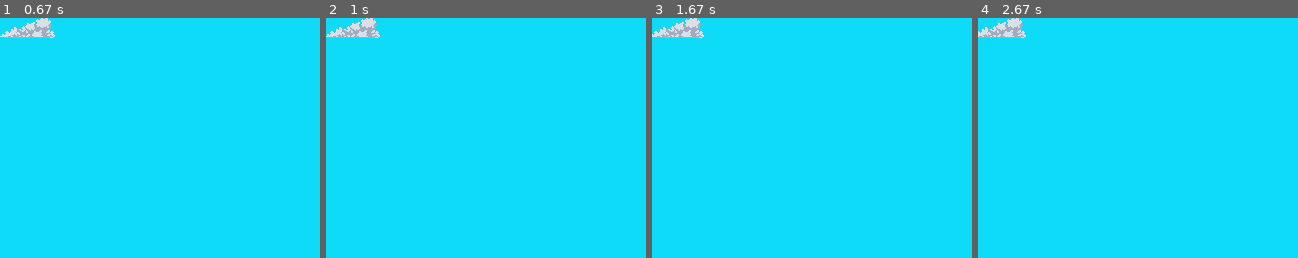
Above: before the commit, frames 1-4 (left to right).
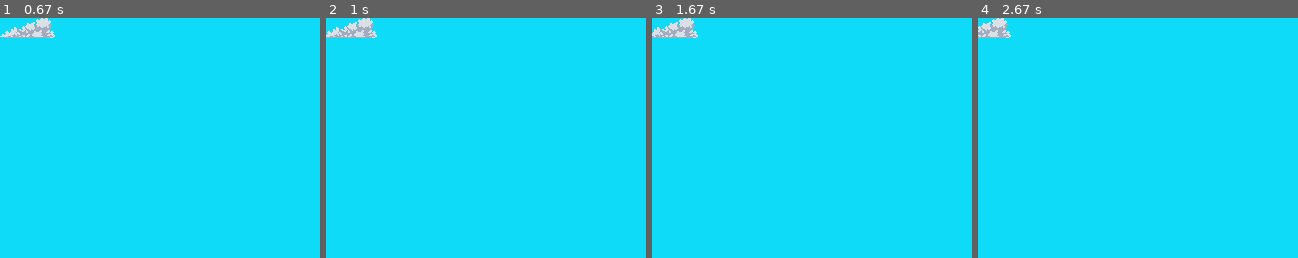
Above: after the commit, the same moments.

Repository: dbrizov/pygame-platformer
Game: pygame game, started from assets/src/game.py
Same seed, same stepped clock (60 frames per second), same inputs: the game is played once before the commit and once after it.
Inputs:
- Up to frame 1 (0.67 s): tap Enter at 0.33 s
- Up to frame 2 (1 s): tap A at 0.67 s
- Up to frame 3 (1.67 s): tap A at 1.5 s
- Up to frame 4 (2.67 s): tap A at 1.9, 2.2, 2.4 s
The pictures show only the part of the screen within x 0-50%, y 0-50%; the shares and areas given below are measured in that part.

Frame 1 is identical in both runs. In frame 2, 0.4% of the frame differs, in the area x 0-17%, y 0-9%; in frame 3, 0.6%; in frame 4, 0.8%, in the area x 0-15%, y 0-9%.

Commit message:
Added _physics_tick() which has fixed delta time similar to Godot and Unity

Diff:
--- a/assets/src/engine/components.py
+++ b/assets/src/engine/components.py
@@ -31,16 +31,19 @@
         self._priority = priority
         self._entity: "Entity | None" = None
 
-    def enter_play(self):
+    def _enter_play(self):
         pass
 
-    def exit_play(self):
+    def _exit_play(self):
         pass
 
-    def tick(self, delta_time: float):
+    def _tick(self, delta_time: float):
         pass
 
-    def set_entity(self, entity: "Entity | None"):
+    def _physics_tick(self, delta_time: float):
+        pass
+
+    def _set_entity(self, entity: "Entity | None"):
         self._entity = entity
 
     def get_entity(self) -> "Entity | None":
@@ -52,6 +55,12 @@
         """A `Transform Component` stores an `Entity`'s position. An `Entity` always has a `Transform Component`."""
         super().__init__(priority)
         self.position = Vec2.zero()
+
+
+class RigidBodyComponent(Component):
+    def __init__(self, priority: int = ComponentPriority.DEFAULT_COMPONENT):
+        """A `RigidBody Component` controls an `Entity`'s position through physics simulation."""
+        super().__init__(priority)
 
 
 class ImageComponent(Component):
@@ -66,8 +75,8 @@
         self._image = pygame.image.load(img_path)
         self._image.set_colorkey(color_key)
 
-    def tick(self, delta_time: float):
-        super().tick(delta_time)
+    def _tick(self, delta_time: float):
+        super()._tick(delta_time)
         entity = self.get_entity()
         if entity is not None:
             transform = entity.get_transform()
@@ -82,13 +91,27 @@
         self._bound_functions_by_pressed_action: dict[str, list[ActionDelegate]] = dict()
         self._bound_functions_by_released_action: dict[str, list[ActionDelegate]] = dict()
 
-    def enter_play(self):
-        super().enter_play()
+    def _enter_play(self):
+        super()._enter_play()
         Input.on_input_event += self._on_input_event
 
-    def exit_play(self):
-        super().exit_play()
+    def _exit_play(self):
+        super()._exit_play()
         Input.on_input_event -= self._on_input_event
+
+    def _on_input_event(self, input_event: InputEvent):
+        if input_event.type == InputEventType.EVENT_TYPE_AXIS:
+            if input_event.name in self._bound_functions_by_axis:
+                for func in self._bound_functions_by_axis[input_event.name]:
+                    func(input_event.axis_value)
+        elif input_event.type == InputEventType.EVENT_TYPE_PRESSED:
+            if input_event.name in self._bound_functions_by_pressed_action:
+                for func in self._bound_functions_by_pressed_action[input_event.name]:
+                    func()
+        elif input_event.type == InputEventType.EVENT_TYPE_RELEASED:
+            if input_event.name in self._bound_functions_by_released_action:
+                for func in self._bound_functions_by_released_action[input_event.name]:
+                    func()
 
     def bind_axis(self, axis_name: str, function: AxisDelegate):
         if axis_name not in self._bound_functions_by_axis:
@@ -118,17 +141,3 @@
         self._bound_functions_by_axis.clear()
         self._bound_functions_by_pressed_action.clear()
         self._bound_functions_by_released_action.clear()
-
-    def _on_input_event(self, input_event: InputEvent):
-        if input_event.type == InputEventType.EVENT_TYPE_AXIS:
-            if input_event.name in self._bound_functions_by_axis:
-                for func in self._bound_functions_by_axis[input_event.name]:
-                    func(input_event.axis_value)
-        elif input_event.type == InputEventType.EVENT_TYPE_PRESSED:
-            if input_event.name in self._bound_functions_by_pressed_action:
-                for func in self._bound_functions_by_pressed_action[input_event.name]:
-                    func()
-        elif input_event.type == InputEventType.EVENT_TYPE_RELEASED:
-            if input_event.name in self._bound_functions_by_released_action:
-                for func in self._bound_functions_by_released_action[input_event.name]:
-                    func()
--- a/assets/src/engine/entity.py
+++ b/assets/src/engine/entity.py
@@ -22,19 +22,23 @@
         self._transform = TransformComponent()
         self._components = SortedList(iterable=[self._transform], key=(lambda comp: comp._priority))
 
-    def enter_play(self):
+    def _enter_play(self):
         self._is_in_play = True
         for comp in self._components:
-            comp.enter_play()
+            comp._enter_play()
 
-    def exit_play(self):
+    def _exit_play(self):
         self._is_in_play = False
         for comp in self._components:
-            comp.exit_play()
+            comp._exit_play()
 
-    def tick(self, delta_time: float):
+    def _tick(self, delta_time: float):
         for comp in self._components:
-            comp.tick(delta_time)
+            comp._tick(delta_time)
+
+    def _physics_tick(self, delta_time: float):
+        for comp in self._components:
+            comp._physics_tick(delta_time)
 
     def is_ticking(self) -> bool:
         return self._is_ticking
@@ -47,16 +51,16 @@
 
     def add_component(self, component: TComponent) -> TComponent:
         self._components.add(component)
-        component.set_entity(self)
+        component._set_entity(self)
         if self.is_in_play():
-            component.enter_play()
+            component._enter_play()
         return component
 
     def remove_component(self, component: Component):
         self._components.remove(component)
-        component.set_entity(None)
+        component._set_entity(None)
         if self.is_in_play():
-            component.exit_play()
+            component._exit_play()
 
     def get_component(self, component_class: Type[TComponent]):
         for comp in self._components:
@@ -91,7 +95,7 @@
     def _resolve_entity_spawn_requests():
         for entity in EntitySpawner._entity_spawn_requests:
             EntitySpawner._entities.add(entity)
-            entity.enter_play()
+            entity._enter_play()
 
         EntitySpawner._entity_spawn_requests.clear()
 
@@ -99,6 +103,6 @@
     def _resolve_entity_destroy_requests():
         for entity in EntitySpawner._entity_destroy_requests:
             EntitySpawner._entities.remove(entity)
-            entity.exit_play()
+            entity._exit_play()
 
         EntitySpawner._entity_destroy_requests.clear()
--- a/assets/src/engine/input.py
+++ b/assets/src/engine/input.py
@@ -155,9 +155,8 @@
         return json.load(file_stream)
 
 
-def _create_axis_values() -> dict[str, float]:
+def _create_axis_values(axis_mappings: dict[str, Any]) -> dict[str, float]:
     axis_values: dict[str, float] = dict()
-    axis_mappings = _get_input_settings()[AXIS_MAPPINGS]
     for axis in axis_mappings:
         axis_values[axis] = 0.0
     return axis_values
@@ -183,25 +182,11 @@
     on_input_event = EventHook()
 
     _input_settings = _get_input_settings()
-    _axis_values = _create_axis_values()
+    _action_mappings: dict[str, list[str]] = _input_settings[ACTION_MAPPINGS]
+    _axis_mappings: dict[str, Any] = _input_settings[AXIS_MAPPINGS]
+    _axis_values = _create_axis_values(_axis_mappings)
     _pressed_keys_this_frame: set[str] = set()
     _pressed_keys_last_frame: set[str] = set()
-
-    @staticmethod
-    def get_input_settings() -> Any:
-        return Input._input_settings
-
-    @staticmethod
-    def get_action_mappings() -> dict[str, list[str]]:
-        input_settings = Input.get_input_settings()
-        action_mappings = input_settings[ACTION_MAPPINGS]
-        return action_mappings
-
-    @staticmethod
-    def get_axis_mappings() -> dict[str, Any]:
-        input_settings = Input.get_input_settings()
-        axis_mappings = input_settings[AXIS_MAPPINGS]
-        return axis_mappings
 
     @staticmethod
     def _tick(delta_time: float):
@@ -209,7 +194,7 @@
         Input._update_pressed_keys_this_frame()
 
         # Dispatch action events
-        action_mappings = Input.get_action_mappings()
+        action_mappings = Input._action_mappings
         for action, keys in action_mappings.items():
             for key in keys:
                 if (key in Input._pressed_keys_this_frame) and not (key in Input._pressed_keys_last_frame):
@@ -218,7 +203,7 @@
                     Input.on_input_event.invoke(InputEvent(action, InputEventType.EVENT_TYPE_RELEASED))
 
         # Update axis values
-        axis_mappings = Input.get_axis_mappings()
+        axis_mappings = Input._axis_mappings
         for axis, axis_settings in axis_mappings.items():
             axis_acceleration = axis_settings["acceleration"]
             axis_deceleration = axis_settings["deceleration"]
--- /dev/null
+++ b/assets/src/engine/physics.py
@@ -0,0 +1,42 @@
+from engine.math import Vec2
+from engine.entity import Entity
+
+from typing import Iterable
+
+
+class Physics:
+    _accumulator: float = 0.0  # Used to accumulate how many physics ticks should happen on each frame
+    fixed_delta_time: float = 0.0
+    gravity: Vec2 = Vec2.zero()
+
+    @staticmethod
+    def init(fixed_delta_time: float, gravity: Vec2):
+        Physics.fixed_delta_time = fixed_delta_time
+        Physics.gravity = gravity
+
+    @staticmethod
+    def _tick(entities: Iterable[Entity], frame_delta_time: float):
+        Physics._accumulator += frame_delta_time
+
+        while Physics._accumulator >= Physics.fixed_delta_time:
+            for entity in entities:
+                if entity.is_ticking() and entity.is_in_play():
+                    entity._physics_tick(Physics.fixed_delta_time)
+
+            Physics._accumulator -= Physics.fixed_delta_time
+
+    @staticmethod
+    def get_fixed_delta_time() -> float:
+        return Physics._fixed_delta_time
+
+    @staticmethod
+    def set_fixed_delta_time(fixed_delta_time: float):
+        Physics._fixed_delta_time = fixed_delta_time
+
+    @staticmethod
+    def get_gravity() -> Vec2:
+        return Physics._gravity
+
+    @staticmethod
+    def set_gravity(gravity: Vec2):
+        Physics._gravity = gravity
--- a/assets/src/engine/time.py
+++ b/assets/src/engine/time.py
@@ -5,7 +5,6 @@
     _clock = pygame.time.Clock()
     _fps = 60
     _play_time = 0.0
-    _time_scale = 1.0
 
     @staticmethod
     def _tick():
@@ -28,13 +27,3 @@
     @staticmethod
     def get_play_time() -> float:
         return Time._play_time
-
-    @staticmethod
-    def get_time_scale() -> float:
-        return Time._time_scale
-
-    @staticmethod
-    def set_time_scale(time_scale: float):
-        if time_scale < 0.0:
-            time_scale = 0.0
-        Time._time_scale = time_scale
--- a/assets/src/game.py
+++ b/assets/src/game.py
@@ -1,15 +1,19 @@
 import pygame
+from engine.math import Vec2
 from engine.time import Time
 from engine.input import Input
 from engine.screen import Screen
+from engine.physics import Physics
 from engine.entity import EntitySpawner
 from ninjagame.player import PlayerEntity
 from ninjagame.background import BackgroundEntity
 
 
-SCREEN_WIDTH = 640  # in pixels
-SCREEN_HEIGHT = 480  # in pixels
+SCREEN_WIDTH = 640  # In pixels
+SCREEN_HEIGHT = 480  # In pixels
 FPS = 60
+PHYSICS_DELTA_TIME = 1.0 / 60.0
+PHYSICS_GRAVITY = Vec2.down() * 500
 
 
 class Game:
@@ -20,6 +24,8 @@
         Screen.set_window_title("Ninja Game")
 
         Time.set_fps(FPS)
+
+        Physics.init(PHYSICS_DELTA_TIME, PHYSICS_GRAVITY)
 
         EntitySpawner.spawn_entity(BackgroundEntity)
         EntitySpawner.spawn_entity(PlayerEntity)
@@ -36,14 +42,18 @@
             EntitySpawner._resolve_entity_spawn_requests()
             EntitySpawner._resolve_entity_destroy_requests()
 
+            # Frame tick
             delta_time = Time.get_delta_time()
-            time_scale = Time.get_time_scale()
 
             Input._tick(delta_time)
 
-            for entity in EntitySpawner.get_entities():
+            entities = EntitySpawner.get_entities()
+            for entity in entities:
                 if entity.is_ticking() and entity.is_in_play():
-                    entity.tick(delta_time * time_scale)
+                    entity._tick(delta_time)
+
+            # Physics tick
+            Physics._tick(entities, delta_time)
 
             Screen.repaint()
 
--- a/assets/src/ninjagame/background.py
+++ b/assets/src/ninjagame/background.py
@@ -8,6 +8,6 @@
         super().__init__(priority)
         self._is_ticking = True
 
-    def tick(self, delta_time: float):
-        super().tick(delta_time)
+    def _tick(self, delta_time: float):
+        super()._tick(delta_time)
         Screen.get_surface().fill(Color(14, 219, 248))
--- a/assets/src/ninjagame/player.py
+++ b/assets/src/ninjagame/player.py
@@ -1,6 +1,5 @@
 from engine.entity import Entity
 from engine.components import InputComponent, ImageComponent
-from engine.time import Time
 from engine.math import Vec2
 from ninjagame.data import Data
 
@@ -9,26 +8,33 @@
     def __init__(self, priority: int = 0):
         super().__init__(priority)
         self._is_ticking = True
-        self._speed = 200
+        self._speed = 600.0
+        self._horizontal_input = 0.0
+        self._vertical_input = 0.0
 
         self._input_component = self.add_component(InputComponent())
         self._image_component = self.add_component(
             ImageComponent(Data.asset_path("data", "images", "clouds", "cloud_1.png")))
 
-    def enter_play(self):
-        super().enter_play()
-        self._input_component.bind_axis("horizontal", self.move_horizontal)
-        self._input_component.bind_axis("vertical", self.move_vertical)
+    def _enter_play(self):
+        super()._enter_play()
+        self._input_component.bind_axis("horizontal", self._set_horizontal_input)
+        self._input_component.bind_axis("vertical", self._set_vertical_input)
 
-    def exit_play(self):
-        super().exit_play()
-        self._input_component.unbind_axis("horizontal", self.move_horizontal)
-        self._input_component.unbind_axis("vertical", self.move_vertical)
+    def _exit_play(self):
+        super()._exit_play()
+        self._input_component.unbind_axis("horizontal", self._set_horizontal_input)
+        self._input_component.unbind_axis("vertical", self._set_vertical_input)
 
-    def move_horizontal(self, axis_value: float):
-        transform = self.get_transform()
-        transform.position = transform.position + Vec2.right() * self._speed * axis_value * Time.get_delta_time()
+    def _physics_tick(self, delta_time: float):
+        super()._physics_tick(delta_time)
+        horizontal_movement = Vec2.right() * self._speed * self._horizontal_input * delta_time
+        vertical_movement = Vec2.up() * self._speed * self._vertical_input * delta_time
+        movement = horizontal_movement + vertical_movement
+        self.get_transform().position += movement
 
-    def move_vertical(self, axis_value: float):
-        transform = self.get_transform()
-        transform.position = transform.position + Vec2.up() * self._speed * axis_value * Time.get_delta_time()
+    def _set_horizontal_input(self, axis_value: float):
+        self._horizontal_input = axis_value
+
+    def _set_vertical_input(self, axis_value: float):
+        self._vertical_input = axis_value
